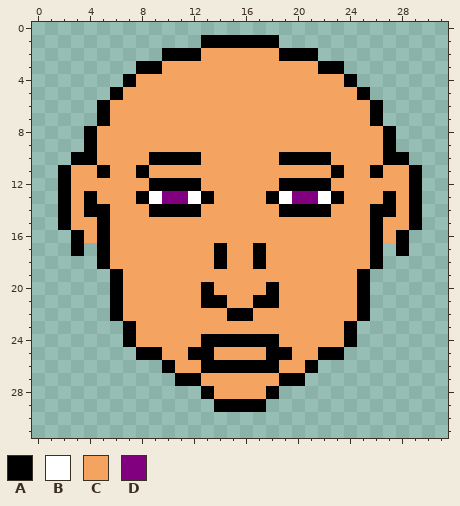
Pixel-art sprite, stored at portrait_0.png. Above is the file before it was changed.
The file is 32x32 pixels.
Palette (. is transparent): A #000000  B #ffffff  C #f4a460  D #800080
Pixels before, first column x 2:
 1 ...........AAAAAA...........
 2 ........AAACCCCCCAAA........
 3 ......AACCCCCCCCCCCCAA......
 4 .....ACCCCCCCCCCCCCCCCA.....
 5 ....ACCCCCCCCCCCCCCCCCCA....
 6 ...ACCCCCCCCCCCCCCCCCCCCA...
 7 ...ACCCCCCCCCCCCCCCCCCCCA...
 8 ..ACCCCCCCCCCCCCCCCCCCCCCA..
 9 ..ACCCCCCCCCCCCCCCCCCCCCCA..
10 .AACCCCAAAACCCCCCAAAACCCCAA.
11 ACCACCACCCCCCCCCCCCCCACCACCA
12 ACCCCCCAAAACCCCCCAAAACCCCCCA
13 ACACCCABDDBACCCCABDDBACCCACA
14 ACAACCCAAAACCCCCCAAAACCCAACA
15 ACCACCCCCCCCCCCCCCCCCCCCACCA
16 .ACACCCCCCCCCCCCCCCCCCCCACA.
17 .A.ACCCCCCCCACCACCCCCCCCA.A.
18 ...ACCCCCCCCACCACCCCCCCCA...
19 ....ACCCCCCCCCCCCCCCCCCA....
20 ....ACCCCCCACCCCACCCCCCA....
21 ....ACCCCCCAACCAACCCCCCA....
22 ....ACCCCCCCCAACCCCCCCCA....
23 .....ACCCCCCCCCCCCCCCCA.....
24 .....ACCCCCAAAAAACCCCCA.....
25 ......AACCAACCCCAACCAA......
26 ........ACCAAAAAACCA........
27 .........AACCCCCCAA.........
28 ...........ACCCCA...........
29 ............AAAA............
Once edited:
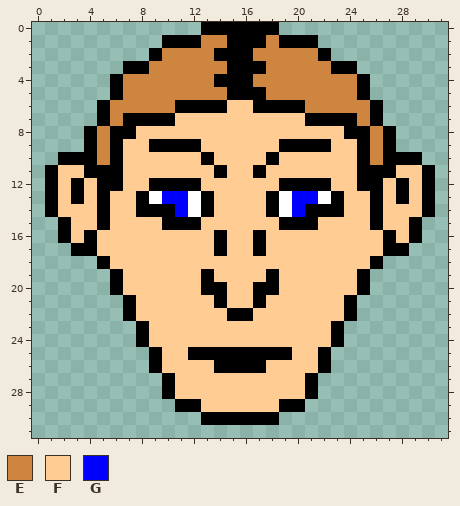
Colours new in this view: E #cd853f  F #ffcd94  G #0000ff
Diff:
Changed rows in their new state; - is an unchanged pixel.
first column x 1:
 0 ------------AAAAAA------------
 1 ---------AAAEE---EAAA---------
 2 --------AEEEEAAAEEEEEA--------
 3 ------A-EEEEEEAAAEEEEE-A------
 4 -----AEEEEEEEAAAEEEEEEEEA-----
 5 ------EEEEEEEEAAAEEEEEEE------
 6 -----EEEEEAAAAFFAAAAEEEEE-----
 7 -----EAAAAFFFFFFFFFFAAAAE-----
 8 ----EAAFFFFFFFFFFFFFFFFAAE----
 9 ----EAFFAAAAFFFFFFAAAAFFAE----
10 -A--EAFFFFFFAFFFFAFFFFFFAE--A-
11 AFFA-AFFFFFFFAFFAFFFFFFFA-AFFA
12 AFAFAAFF----FFFFFF----FFAAFAFA
13 AFAFAFF--GG--FFFF--GG--FFAFAFA
14 AFFF-FFA--GBAFFFFABG--AFF-FFFA
15 --FF-FFFFAAAFFFFFFAAAFFFF-FF--
16 -AFAFFFFFFFFFAFFAFFFFFFFFFAFA-
17 ---AFFFFFFFFF-FF-FFFFFFFFFA---
18 -----FFFFFFFFFFFFFFFFFFFF-----
19 ------FFFFFFAFFFFAFFFFFF------
20 ------FFFFFF-AFFA-FFFFFF------
21 -----.AFFFFFF-FF-FFFFFFA.-----
22 -----.AFFFFFFF--FFFFFFFA.-----
23 ------.AFFFFFFFFFFFFFFA.------
24 ------.AFFFFFFFFFFFFFFA.------
25 -------.-FF--AAAA--FF-.-------
26 --------AFFFF----FFFFA--------
27 ---------AFFFFFFFFFFA---------
28 ---------AFFFFFFFFFFA---------
29 ----------AAFFFFFFAA----------
30 ------------AAAAAA------------
Changed places in both pictures, as pixel boxes (x1, y1, x2, y2):
changed: (45, 22, 435, 425)
